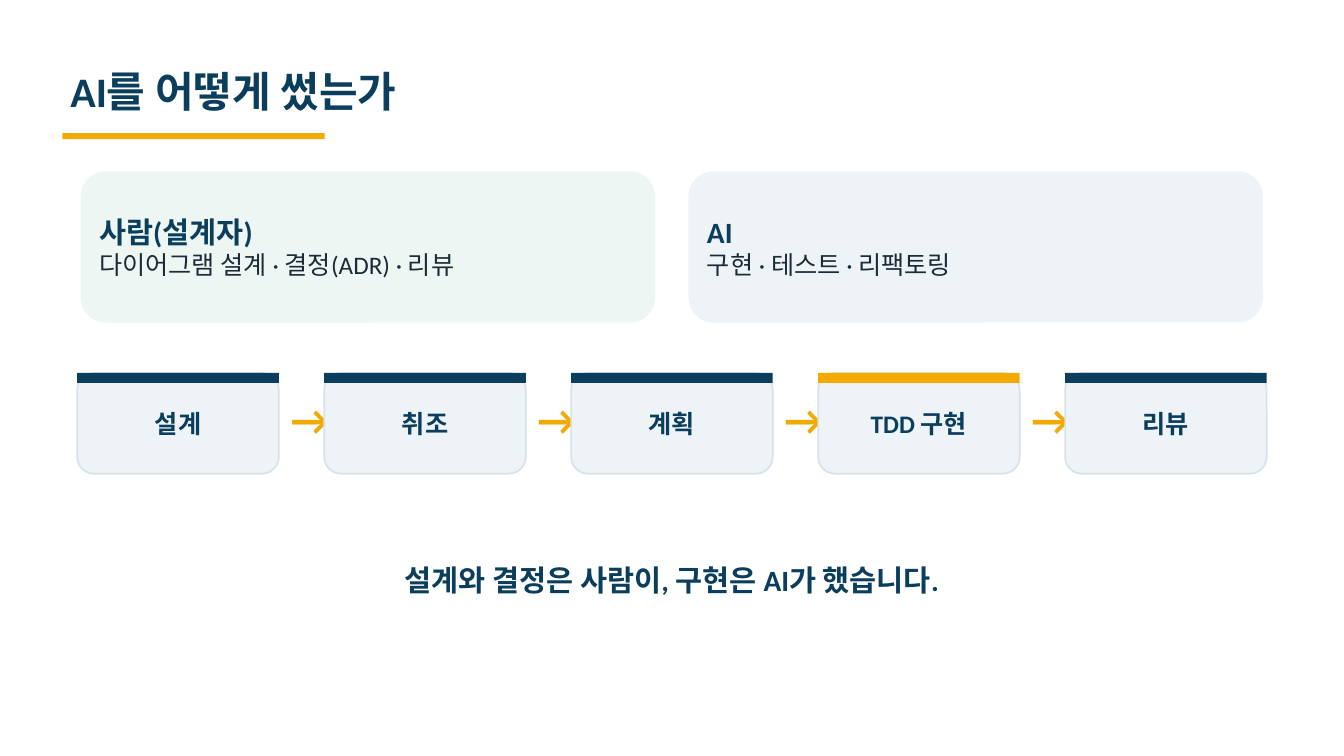
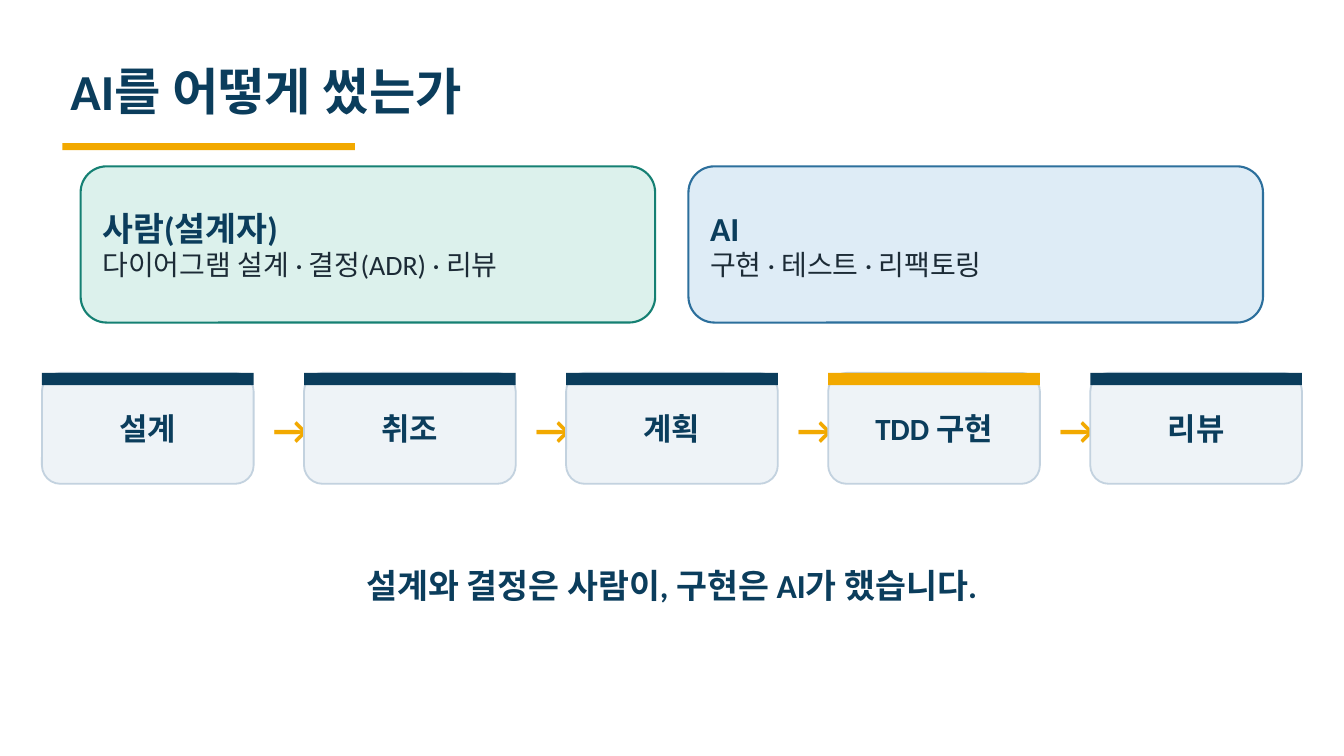
Before and after one commit to heyoonyoon/distributed-programming, a slide deck: slide 18 of docs/presentation/보험발표-편집가능.pptx. Drawn at 1344x756 pixels with LibreOffice and Linux fonts; fonts in the diff are those of the drawing. Boxes give left, top, right and bottom in pixels: in the first picture for what was removed or moved away, otherwise in the second. Text is boxed around its words. In the diff, an @@ line names an element or a change of style, - is before the commit and + after.

```diff
--- a/docs/presentation/보험발표-편집가능.pptx
+++ b/docs/presentation/보험발표-편집가능.pptx
@@ text "AI를 어떻게 썼는가" at (70,67,462,115): size 30 to 36 pt @@
@@ rectangle: place and size @@
-rectangle at (63,133,325,139)
+rectangle at (63,143,355,150)
@@ rounded rectangle "사람(설계자)": place and size @@
-rounded rectangle "사람(설계자)" at (81,171,655,323)
+rounded rectangle "사람(설계자)" at (81,166,655,323)
@@ rounded rectangle "사람(설계자)" at (81,166,655,323): size 21 to 24 pt in "사람(설계자)"; size 18 to 20 pt in "다이어그램 설계 · 결정(ADR) · 리뷰"; fill #EEF6F4 to #DCF1EC; outline none to #158073 1.5 pt @@
@@ rounded rectangle "AI": place and size @@
-rounded rectangle "AI" at (689,171,1263,323)
+rounded rectangle "AI" at (689,166,1263,323)
@@ rounded rectangle "AI" at (689,166,1263,323): size 21 to 24 pt in "AI"; size 18 to 20 pt in "구현 · 테스트 · 리팩토링"; fill #EEF3F7 to #DEECF6; outline none to #2C6F9C 1.5 pt @@
@@ rounded rectangle "설계": place and size @@
-rounded rectangle "설계" at (78,373,279,474)
+rounded rectangle "설계" at (42,373,254,484)
@@ rectangle: place and size @@
-rectangle at (78,373,279,383)
+rectangle at (42,373,254,385)
@@ rounded rectangle "취조": place and size @@
-rounded rectangle "취조" at (325,373,526,474)
+rounded rectangle "취조" at (304,373,516,484)
@@ rectangle: place and size @@
-rectangle at (325,373,526,383)
+rectangle at (304,373,516,385)
@@ rounded rectangle "계획": place and size @@
-rounded rectangle "계획" at (572,373,773,474)
+rounded rectangle "계획" at (567,373,778,484)
@@ rectangle: place and size @@
-rectangle at (572,373,773,383)
+rectangle at (567,373,778,385)
@@ rounded rectangle "TDD 구현": place and size @@
-rounded rectangle "TDD 구현" at (819,373,1020,474)
+rounded rectangle "TDD 구현" at (829,373,1041,484)
@@ rectangle: place and size @@
-rectangle at (819,373,1020,383)
+rectangle at (829,373,1041,385)
@@ size 18 to 22 pt; outline #D7E1EA 1.2 pt to #C3D2DF 1.3 pt in 5 elements at (567,373,778,484), (304,373,516,484), (829,373,1041,484), (42,373,254,484), (1091,373,1303,484) @@
@@ rounded rectangle "리뷰": place and size @@
-rounded rectangle "리뷰" at (1066,373,1267,474)
+rounded rectangle "리뷰" at (1091,373,1303,484)
@@ rectangle: place and size @@
-rectangle at (1066,373,1267,383)
+rectangle at (1091,373,1303,385)
@@ text "→": place and size @@
-text "→" at (281,388,332,449)
+text "→" at (256,393,327,464)
@@ text "→": place and size @@
-text "→" at (528,388,579,449)
+text "→" at (518,393,589,464)
@@ size 30 to 28 pt in 4 elements at (518,393,589,464), (780,393,851,464), (256,393,327,464), (1043,393,1113,464) @@
@@ text "→": place and size @@
-text "→" at (1022,388,1073,449)
+text "→" at (1043,393,1113,464)
@@ text "설계와 결정은 사람이, 구현은 AI가 ..." at (366,569,977,603): size 21 to 24 pt @@
```
Also in this commit, not shown: 19 other slides changed, 3 other files.
